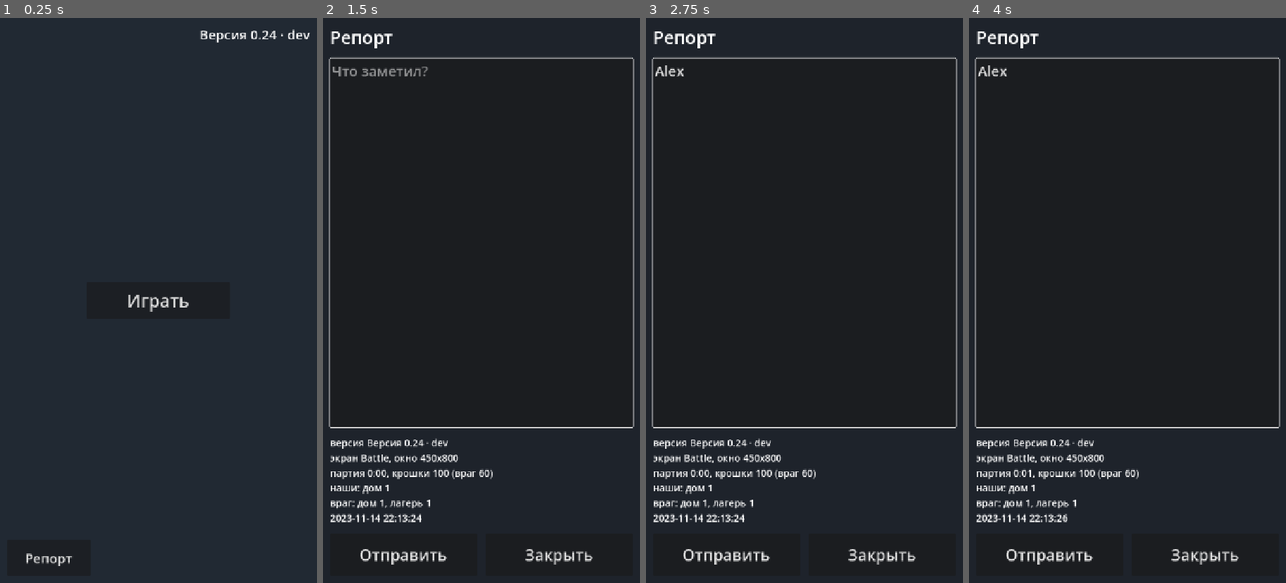
Above: before the commit, frames 1-4 (left to right).
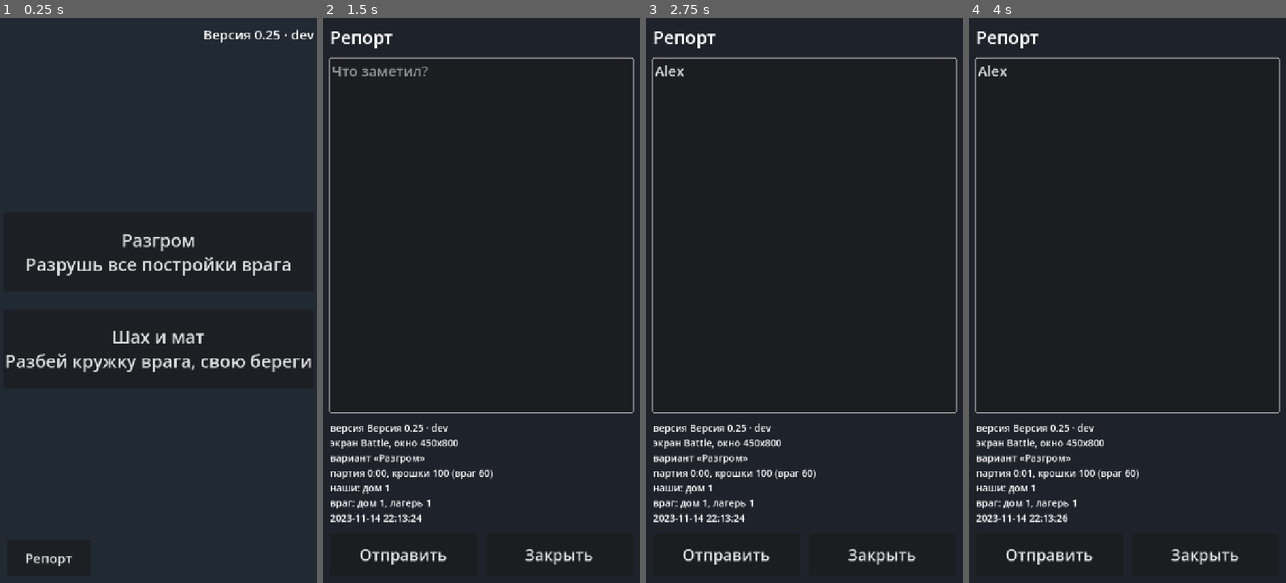
Above: after the commit, the same moments.

Repository: fishert2812/strategy-2d
Game: Godot game, scene res://scenes/main.tscn
The game is run twice, just before and just after one commit, with the same random seed, the same clock (stepped at 60 frames per second) and the same inputs.
Inputs (mouse positions are in pixels of both pictures, inside the frame that each line leads up to):
- Up to frame 1 (0.25 s): no input
- Up to frame 2 (1.5 s): click "Играть" (after the commit: "Разгром Разрушь все постройки…") at 0.5 s; click "Репорт" at 1.25 s
- Up to frame 3 (2.75 s): click (804, 244) at 2.02 s; type "Alex" at 2.1 s
- Up to frame 4 (4 s): click "Отправить" at 2.75 s; click "Репорт" at 3.5 s

The runs differ from the first frame. In frame 1, 3.0% of the frame differs, in the area x 1-99%, y 2-63%; in frame 2, 1.4%; in frame 3, 1.4%; in frame 4, 1.4%.

Commit message:
Шах и мат: второй вариант партии, кружку защищают ждущие воины
Co-Authored-By: Claude Opus 5.5 <noreply@anthropic.com>
Claude-Session: https://claude.ai/code/session_019VbyzFae5xLzL824rEKy7F

Diff:
--- a/data/look.json
+++ b/data/look.json
@@ -3,6 +3,8 @@
   "dir": "res://art/table/",
   "_ghost_lift": "Призрак постройки при перетягивании стоит выше пальца на столько точек поля, чтобы палец его не закрывал; здание встаёт там, где призрак.",
   "ghost_lift": 100,
+  "_home_tilt": "Крен кружки в градусах по прочности: выше 75%, 50%, 25% и ниже.",
+  "home_tilt": [0, 8, 16, 24],
   "home": {
     "files": ["hq_blue", "hq_red"],
     "width": 173
--- /dev/null
+++ b/data/modes.json
@@ -0,0 +1,5 @@
+{
+  "_": "Варианты партии. title и hint видны в меню. win: all_buildings — разрушь все постройки врага; home — разбей кружку. alarm — сколько секунд после последнего удара по кружке ждущие воины её хозяина защищают её (0 — не защищают).",
+  "rout": {"title": "Разгром", "hint": "Разрушь все постройки врага", "win": "all_buildings", "alarm": 0},
+  "mate": {"title": "Шах и мат", "hint": "Разбей кружку врага, свою береги", "win": "home", "alarm": 5.0}
+}
--- a/data/version.json
+++ b/data/version.json
@@ -1,3 +1,3 @@
 {
-	"number": "0.24"
+	"number": "0.25"
 }
--- a/scenes/main.tscn
+++ b/scenes/main.tscn
@@ -33,10 +33,19 @@
 [node name="Center" type="CenterContainer" parent="Safe"]
 layout_mode = 2
 
-[node name="Play" type="Button" parent="Safe/Center"]
+[node name="Box" type="VBoxContainer" parent="Safe/Center"]
+layout_mode = 2
+theme_override_constants/separation = 40
+
+[node name="Play" type="Button" parent="Safe/Center/Box"]
 layout_mode = 2
 theme_override_font_sizes/font_size = 40
 text = "Играть"
+
+[node name="Mate" type="Button" parent="Safe/Center/Box"]
+layout_mode = 2
+theme_override_font_sizes/font_size = 40
+text = "Шах и мат"
 
 [node name="Sha" type="Label" parent="Safe"]
 layout_mode = 2
--- a/scripts/battle.gd
+++ b/scripts/battle.gd
@@ -100,6 +100,9 @@
 				s.texture = _tex(st[1])
 				break
 	for b in sim.buildings:
+		# Прочность кружки видна креном: чем сильнее побита, тем сильнее кренится.
+		if b.kind == "home":
+			_sprites[b.id].rotation_degrees = look.home_tilt[mini(3, int((1.0 - b.hp / b.max_hp) * 4.0))]
 		# Голодный коробок: крошек на воина нет — темнеет.
 		_sprites[b.id].self_modulate = Color(0.45, 0.42, 0.4) if b.hungry else Color.WHITE
 		var bar: ProgressBar = _sprites[b.id].get_node("Hp")
@@ -455,8 +458,11 @@
 		"destroyed":
 			_sprites[data.id].queue_free()
 			_sprites.erase(data.id)
+		"check":
+			hint("ШАХ!" if data.side == Sim.ENEMY else "ШАХ твоей кружке!", false)
 		"ended":
-			$End/Center/Box/Title.text = "Победа!" if data.winner == Sim.PLAYER else "Поражение"
+			var mate: bool = sim.mode.win == "home" and sim.of_side(1 - data.winner, "home").is_empty()
+			$End/Center/Box/Title.text = ("Мат! " if mate else "") + ("Победа!" if data.winner == Sim.PLAYER else "Поражение")
 			$End.show()
 
 
--- a/scripts/main.gd
+++ b/scripts/main.gd
@@ -1,15 +1,25 @@
 extends Control
-## Стартовый экран: одна кнопка и версия (номер и sha) в углу.
+## Стартовый экран: варианты партии (название и одна строка правила из data/modes.json) и версия в углу.
 
 ## 44 пункта iPhone при ширине экрана 390 пунктов и нашей ширине 720.
 const MIN_BUTTON := 44.0 * 720.0 / 390.0
 
 @onready var sha_label: Label = $Safe/Sha
-@onready var play_button: Button = $Safe/Center/Play
+@onready var play_button: Button = $Safe/Center/Box/Play
+@onready var modes := {"rout": play_button, "mate": $Safe/Center/Box/Mate}
 
 
 func _ready() -> void:
 	sha_label.text = Version.label()
-	play_button.custom_minimum_size = Vector2(ceilf(MIN_BUTTON * 4.0), ceilf(MIN_BUTTON))
-	play_button.pressed.connect(func(): get_tree().change_scene_to_file("res://scenes/battle.tscn"))
+	var info: Dictionary = JSON.parse_string(FileAccess.get_file_as_string(Sim.MODES))
+	for m in modes:
+		modes[m].text = "%s\n%s" % [info[m].title, info[m].hint]
+		modes[m].custom_minimum_size = Vector2(ceilf(MIN_BUTTON * 7.0), ceilf(MIN_BUTTON * 2.2))
+		modes[m].pressed.connect(start.bind(m))
 	SafeArea.apply($Safe)
+
+
+
+func start(m: String) -> void:
+	Sim.chosen = m
+	get_tree().change_scene_to_file("res://scenes/battle.tscn")
--- a/scripts/report.gd
+++ b/scripts/report.gd
@@ -56,6 +56,7 @@
 	var lines := ["версия %s" % Version.label(), "экран %s, окно %dx%d" % [scene.name if scene else "?", w.x, w.y]]
 	var sim = scene.get("sim") if scene else null
 	if sim is Sim:
+		lines.append("вариант «%s»" % sim.mode.title)
 		lines.append("партия %d:%02d, крошки %d (враг %d)%s" % [int(sim.time) / 60, int(sim.time) % 60,
 			sim.gold[Sim.PLAYER], sim.gold[Sim.ENEMY], "" if sim.winner == -1 else ", конец"])
 		for side in [Sim.PLAYER, Sim.ENEMY]:
--- a/scripts/sim.gd
+++ b/scripts/sim.gd
@@ -7,8 +7,12 @@
 const PLAYER := 0
 const ENEMY := 1
 const DATA := "res://data/game.json"
+const MODES := "res://data/modes.json"
+## Вариант партии, выбранный в меню (data/modes.json).
+static var chosen := "rout"
 
 var cfg: Dictionary
+var mode: Dictionary
 var time := 0.0
 var gold := [0, 0]
 var winner := -1
@@ -24,6 +28,7 @@
 func _init(overrides := {}) -> void:
 	cfg = JSON.parse_string(FileAccess.get_file_as_string(DATA))
 	cfg.merge(overrides, true)
+	mode = JSON.parse_string(FileAccess.get_file_as_string(MODES))[cfg.get("mode", chosen)]
 	gold = [cfg.start_gold, cfg.start_gold]
 	whistle = cfg.whistle.every
 	for side in [PLAYER, ENEMY]:
@@ -259,7 +264,10 @@
 		_march(u, route, w.speed * dt)
 	else:
 		u.go = false
-		_walk(u, u.home.pos + u.post, w.speed * dt)
+		# Шах: кружку бьют — ждущие свистка бегут к ней и дерутся с теми, кто рядом.
+		var mug := of_side(u.side, "home")
+		var alarm: bool = not mug.is_empty() and mug[0].get("alarm", -1.0) > time
+		_walk(u, mug[0].pos + u.post if alarm else u.home.pos + u.post, w.speed * dt)
 
 
 func _march(u: Dictionary, route: Array, dist: float) -> void:
@@ -287,6 +295,10 @@
 	u.cd = cfg.warrior.hit_every
 	changed.emit("hit", {"side": u.side, "pos": x.pos, "id": x.id, "by": u.id, "max_hp": x.get("max_hp", 0)})
 	if x.has("max_hp"):
+		if x.kind == "home" and mode.alarm > 0:
+			if x.get("alarm", -1.0) <= time:
+				changed.emit("check", x)
+			x.alarm = time + mode.alarm
 		damage(x, cfg.warrior.siege)
 		return
 	_wound(x, cfg.warrior.damage, u)
@@ -366,7 +378,7 @@
 		changed.emit("gold", {"side": 1 - b.side, "amount": loot, "pos": b.pos})
 	_next_target(b)
 	for side in [PLAYER, ENEMY]:
-		if of_side(side).is_empty() and winner == -1:
+		if (of_side(side).is_empty() or (mode.win == "home" and of_side(side, "home").is_empty())) and winner == -1:
 			winner = 1 - side
 			changed.emit("ended", {"winner": winner})
 
--- a/tests/test_main_screen.gd
+++ b/tests/test_main_screen.gd
@@ -12,7 +12,7 @@
 
 func test_button_is_finger_size() -> String:
 	var main := _make()
-	var button: Button = main.get_node("Safe/Center/Play")
+	var button: Button = main.get_node("Safe/Center/Box/Play")
 	var need: float = main.MIN_BUTTON
 	var got := button.get_combined_minimum_size().y
 	main.free()
--- /dev/null
+++ b/tests/test_mate.gd
@@ -0,0 +1,93 @@
+extends RefCounted
+## «Шах и мат» (design/shah_i_mat.md): разбил кружку — победил; кружку бьют — ждущие воины бегут её защищать.
+
+const DT := 0.05
+
+
+func _run(sim: Sim, seconds: float) -> void:
+	for i in int(seconds / DT):
+		sim.step(DT)
+
+
+## Партия против врага; play(sim) — ход игрока раз в секунду. Время победы (+), поражения (−) или 0.
+func _match(mode: String, play: Callable, overrides := {}) -> float:
+	var sim := Sim.new(overrides.merged({"mode": mode}))
+	if overrides.has("alarm"):
+		sim.mode.alarm = overrides.alarm
+	var enemy := Enemy.new(sim)
+	var think := 0.0
+	for i in int(600 / DT):
+		enemy.step(DT)
+		sim.step(DT)
+		think += DT
+		if think >= 1.0:
+			think = 0.0
+			play.call(sim)
+		if sim.winner != -1:
+			return sim.time if sim.winner == Sim.PLAYER else -sim.time
+	return 0.0
+
+
+## Снайпер из прогонов геймдизайнера: казармы у кружки врага, все нитки на неё, один лагерь.
+func _sniper(sim: Sim) -> void:
+	var nb := sim.of_side(Sim.PLAYER, "barracks").size()
+	if nb < 1:
+		sim.build(Sim.PLAYER, "barracks", Vector2(360, 260))
+	elif sim.of_side(Sim.PLAYER, "camp").is_empty():
+		var c := sim.build(Sim.PLAYER, "camp", Vector2(250, 820))
+		if not c.is_empty():
+			sim.set_path(c, Vector2(170, 760))
+	elif nb < 4:
+		sim.build(Sim.PLAYER, "barracks", Vector2(240 + 80 * nb, 260))
+	for b in sim.of_side(Sim.PLAYER, "barracks"):
+		if b.target.is_empty() and not sim.of_side(Sim.ENEMY, "home").is_empty():
+			sim.set_path(b, sim.of_side(Sim.ENEMY, "home")[0].pos)
+
+
+func test_broken_mug_is_mate_only_in_mate() -> String:
+	for mode in ["rout", "mate"]:
+		var sim := Sim.new({"mode": mode})
+		sim.gold[Sim.ENEMY] = 100
+		sim.build(Sim.ENEMY, "camp", Vector2(250, 170))
+		sim.damage(sim.of_side(Sim.ENEMY, "home")[0], 99999)
+		var want := Sim.PLAYER if mode == "mate" else -1
+		if sim.winner != want:
+			return "«%s»: кружка врага разбита, лагерь цел — победитель %d, ждали %d" % [mode, sim.winner, want]
+	return ""
+
+
+func test_check_calls_waiting_guards_to_mug() -> String:
+	var sim := Sim.new({"mode": "mate"})
+	sim.gold = [1000, 1000]
+	var mug: Dictionary = sim.of_side(Sim.PLAYER, "home")[0]
+	var b := sim.build(Sim.PLAYER, "barracks", Vector2(600, 600))
+	_run(sim, 6.0)
+	var guard: Dictionary = sim.units.filter(func(u): return u.side == Sim.PLAYER)[0]
+	var raider := {"id": 999, "side": Sim.ENEMY, "kind": "warrior", "pos": mug.pos + Vector2(0, -60), "hp": 60.0, "home": mug, "cd": 0.0, "post": Vector2.ZERO, "go": false, "leg": 0}
+	sim.units.append(raider)
+	sim._hit(raider, mug)
+	var checks := [0]
+	sim.changed.connect(func(what, _d): if what == "check": checks[0] += 1)
+	_run(sim, 4.0)
+	if guard.pos.distance_to(mug.pos) > guard.pos.distance_to(b.pos):
+		return "шах: ждущий воин не побежал к кружке (до кружки %d)" % guard.pos.distance_to(mug.pos)
+	sim.units.erase(raider)
+	_run(sim, 5.0 + 6.0)
+	if guard.pos.distance_to(b.pos) > 80:
+		return "тревога кончилась, а воин не вернулся к казарме"
+	return ""
+
+
+func test_sniper_does_not_win_early_and_builder_wins() -> String:
+	var rout_test = load("res://tests/test_enemy.gd").new()
+	var sniper := _match("mate", _sniper)
+	var builder := _match("mate", rout_test._rush)
+	var no_alarm := _match("mate", _sniper, {"alarm": 0.0})
+	print("    «Шах и мат»: снайпер %.0f с, простой игрок %.0f с; без тревоги снайпер %.0f с" % [sniper, builder, no_alarm])
+	if sniper > 0 and sniper < 240:
+		return "снайпер разбил кружку врага раньше 4:00 (%.0f с)" % sniper
+	if builder <= 0:
+		return "простой игрок не победил в «Шах и мат» за 10 минут (%.0f)" % builder
+	if not (no_alarm > 0 and no_alarm < 240):
+		return "самопроверка: без тревоги снайпер должен побеждать раньше 4:00, а итог %.0f" % no_alarm
+	return ""
Not shown, added: tests/test_mate.gd.uid
Not shown, changed: CHANGELOG.md
